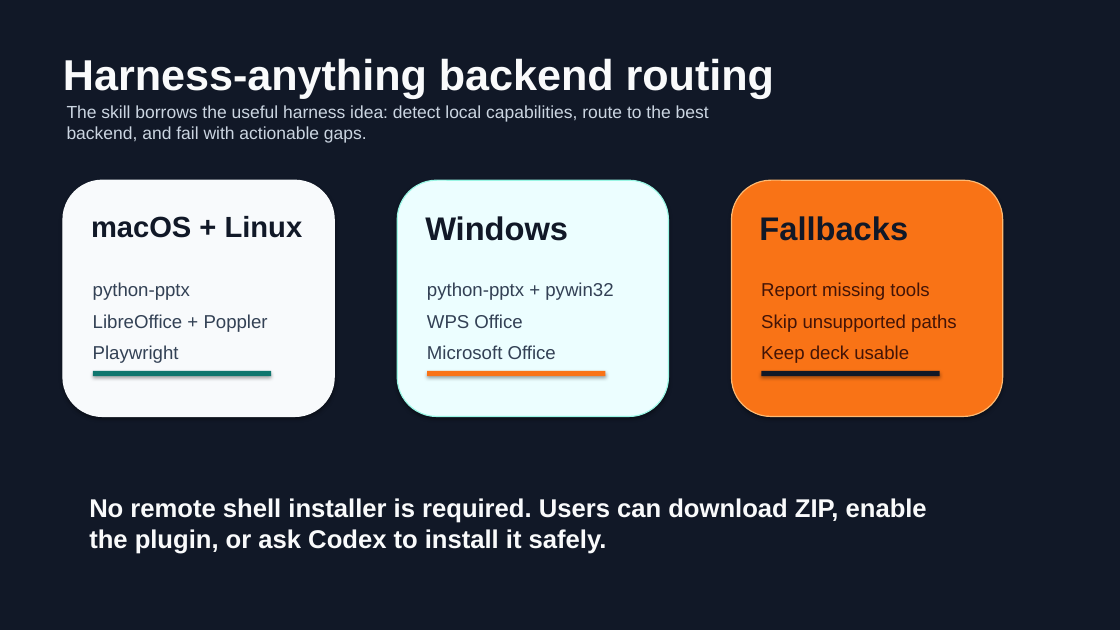
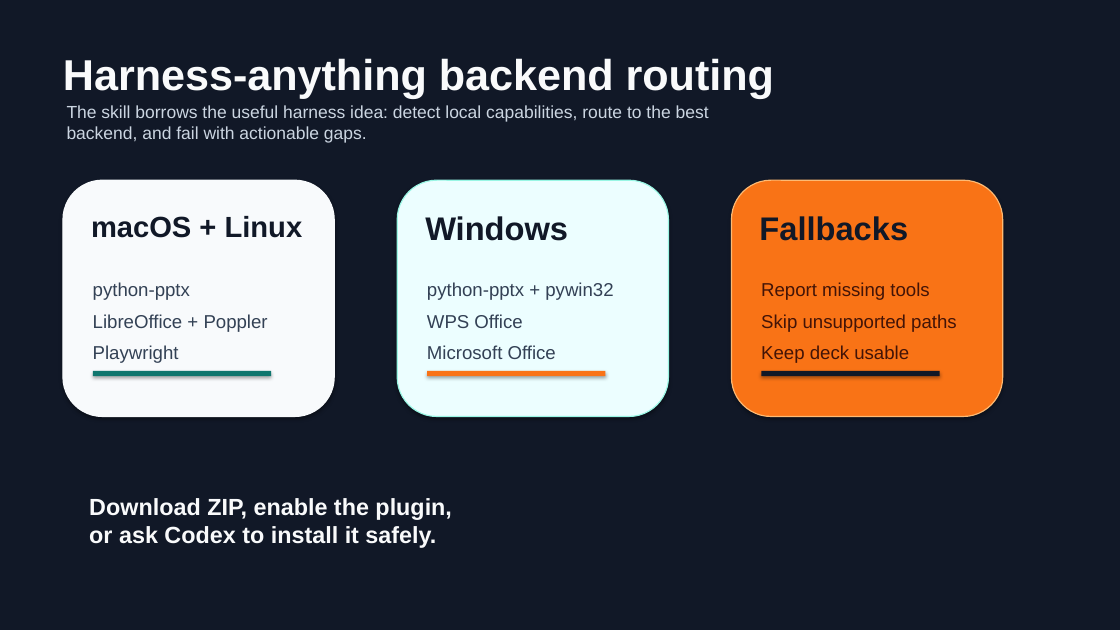
Before and after one commit to JerryLiu-uestc/html-to-editable-ppt, a slide deck: slide 4 of examples/deckforge-demo/deckforge-demo.pptx. Drawn at 1120x630 pixels with LibreOffice and Linux fonts; fonts in the diff are those of the drawing. Boxes give left, top, right and bottom in pixels: in the first picture for what was removed or moved away, otherwise in the second. Text is boxed around its words. In the diff, an @@ line names an element or a change of style, - is before the commit and + after.

```diff
--- a/examples/deckforge-demo/deckforge-demo.pptx
+++ b/examples/deckforge-demo/deckforge-demo.pptx
@@ text at (89, 498, 451, 548): text changed; size 22 to 20 pt @@
-No remote shell installer is required. Users can download ZIP, enable the plugin, or ask Codex to install it safely.
+Download ZIP, enable the plugin,
+or ask Codex to install it safely.
```
Also in this commit, not shown: 4 other slides changed, 5 other files.
